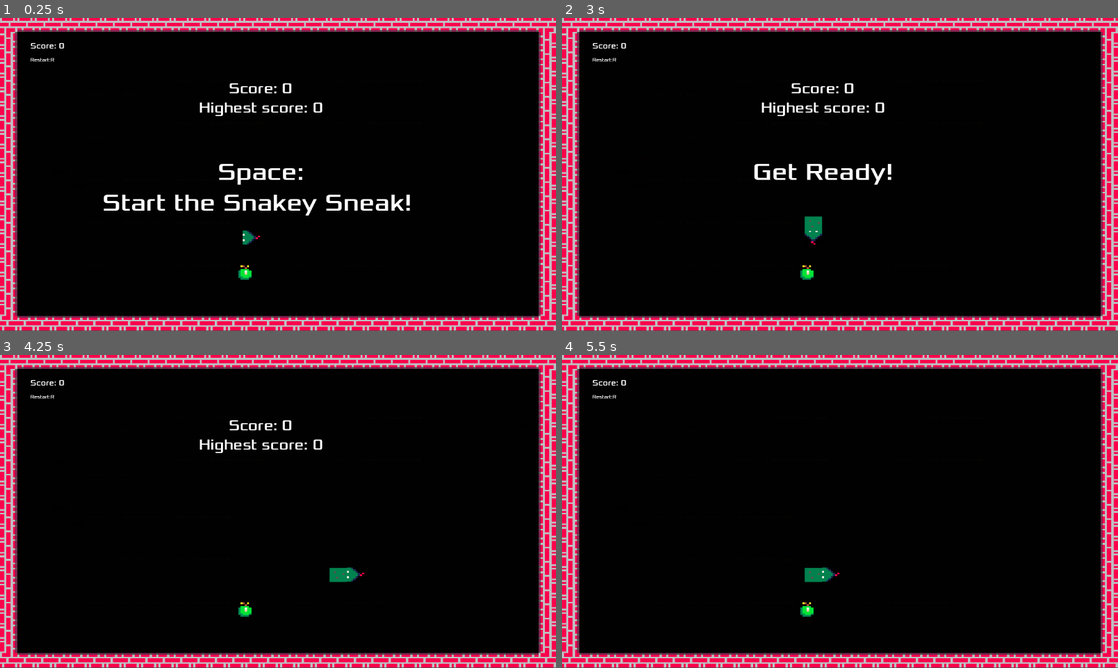
Above: before the commit, frames 1-4 (two rows, left to right).
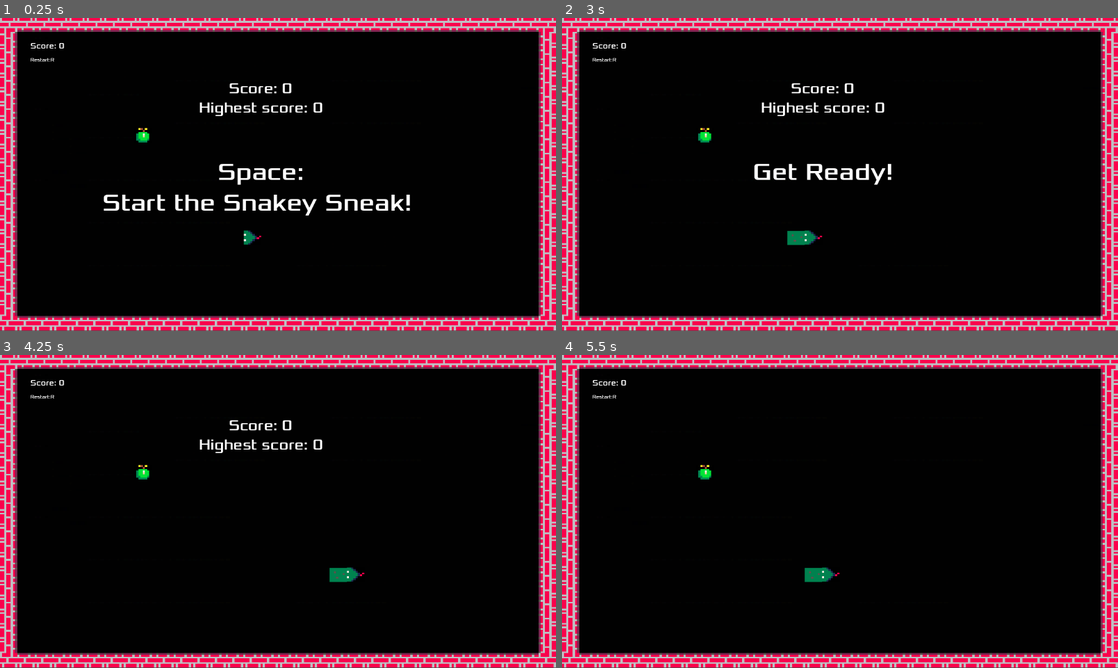
Above: after the commit, the same moments.

Repository: Schumert/SnakeGame2d
Game: Godot game, scene res://main.tscn
Two runs of this game, one before a commit and one after it. Both use one fixed random seed, a clock stepped at 60 frames per second and the inputs below.
Inputs:
- Up to frame 1 (0.25 s): no input
- Up to frame 2 (3 s): tap Enter (ui_accept) at 0.5, 1.35, 1.52, 1.82, 2.85 s; hold Right (ui_right) 0.53-1.28 s; hold Enter (ui_accept) 0.53-1.28 s; hold Down (ui_down) 1.28-2.03 s; hold Right (ui_right) 2.03-2.78 s; hold Enter (ui_accept) 2.03-2.78 s; tap R (ui_restart) at 2.75 s; hold Up (ui_up) from 2.78 s (still down)
- Up to frame 3 (4.25 s): tap Enter (ui_accept) at 3.02, 3.32 s; release Up (ui_up) at 3.53 s; hold Left (ui_left) from 3.53 s (still down); hold Enter (ui_accept) from 3.53 s (still down); tap R (ui_restart) at 4.15 s
- Up to frame 4 (5.5 s): release Enter (ui_accept) at 4.28 s; tap Enter (ui_accept) at 4.35, 4.52, 4.82 s; release Left (ui_left) at 5.03 s; hold Down (ui_down) from 5.03 s (still down); hold Enter (ui_accept) from 5.03 s (still down)

The runs differ from the first frame. In frame 1, 0.2% of the frame differs, in the area x 24-47%, y 35-84%; in frame 2, 0.6%; in frame 3, 0.2%; in frame 4, 0.2%.

Commit message:
Changes
Some minor changes

Diff:
--- a/main.gd
+++ b/main.gd
@@ -7,7 +7,7 @@
 const SAVEFILE = "user://savefile.save"
 var highest_score = 0
 
-@export var speed_multiply:int
+
 
 var is_game_over = true
 
@@ -42,13 +42,13 @@
 		snake_parts.clear()
 		_grow_bigger()
 		$Snake.position = Vector2(463, 495)
+		$Snake.rotation = 0
 		_rotation_degree = 0
 
 		await get_tree().create_timer(0.5).timeout
 		$hud._on_start_button_pressed() #triggers new_game
 
 func new_game():
-
 	score = 0
 	update_score()
 	is_game_over = false
@@ -82,7 +82,8 @@
 
 
 func restart():
-	_game_over()
+	if is_game_over == false:
+		_game_over()
 
 
 var body_part = preload("res://snake_parts.tscn")
@@ -136,8 +137,9 @@
 	var food = foods[random].duplicate()
 	var x_pos:float
 	var y_pos:float
-	x_pos =randi() % (32* 29) + 32
-	y_pos = randi() % 550 + 32
+	var rng = RandomNumberGenerator.new()
+	x_pos = rng.randf_range(2, 30) * 32 #64, 961
+	y_pos = rng.randf_range(2, 20) * 32 # 54, 641
 	food.position = Vector2(x_pos, y_pos)
 	food.visible = true
 	add_child(food)
@@ -161,10 +163,10 @@
 		faster()
 
 func faster():
-	if $Timer.wait_time > 0.05:
-		$Timer.wait_time -= 0.001
-	elif $Timer.wait_time > 0.03:
-		$Timer.wait_time -= 0.0001
+	if $Timer.wait_time > 0.07:
+		$Timer.wait_time -= 0.0003
+	elif $Timer.wait_time > 0.05:
+		$Timer.wait_time -= 0.0002
 
 
 func save_score():
--- a/main.tscn
+++ b/main.tscn
@@ -308,7 +308,7 @@
 wait_time = 0.1
 
 [node name="Snake" type="Area2D" parent="."]
-position = Vector2(463, 495)
+position = Vector2(465, 495)
 
 [node name="TileMap" type="TileMap" parent="Snake"]
 position = Vector2(-592, -304)
--- a/project.godot
+++ b/project.godot
@@ -26,6 +26,38 @@
 
 [input]
 
+ui_left={
+"deadzone": 0.5,
+"events": [Object(InputEventKey,"resource_local_to_scene":false,"resource_name":"","device":0,"window_id":0,"alt_pressed":false,"shift_pressed":false,"ctrl_pressed":false,"meta_pressed":false,"pressed":false,"keycode":4194319,"physical_keycode":0,"key_label":0,"unicode":0,"echo":false,"script":null)
+, Object(InputEventJoypadButton,"resource_local_to_scene":false,"resource_name":"","device":0,"button_index":13,"pressure":0.0,"pressed":false,"script":null)
+, Object(InputEventJoypadMotion,"resource_local_to_scene":false,"resource_name":"","device":0,"axis":0,"axis_value":-1.0,"script":null)
+, Object(InputEventKey,"resource_local_to_scene":false,"resource_name":"","device":-1,"window_id":0,"alt_pressed":false,"shift_pressed":false,"ctrl_pressed":false,"meta_pressed":false,"pressed":false,"keycode":0,"physical_keycode":65,"key_label":0,"unicode":97,"echo":false,"script":null)
+]
+}
+ui_right={
+"deadzone": 0.5,
+"events": [Object(InputEventKey,"resource_local_to_scene":false,"resource_name":"","device":0,"window_id":0,"alt_pressed":false,"shift_pressed":false,"ctrl_pressed":false,"meta_pressed":false,"pressed":false,"keycode":4194321,"physical_keycode":0,"key_label":0,"unicode":0,"echo":false,"script":null)
+, Object(InputEventJoypadButton,"resource_local_to_scene":false,"resource_name":"","device":0,"button_index":14,"pressure":0.0,"pressed":false,"script":null)
+, Object(InputEventJoypadMotion,"resource_local_to_scene":false,"resource_name":"","device":0,"axis":0,"axis_value":1.0,"script":null)
+, Object(InputEventKey,"resource_local_to_scene":false,"resource_name":"","device":-1,"window_id":0,"alt_pressed":false,"shift_pressed":false,"ctrl_pressed":false,"meta_pressed":false,"pressed":false,"keycode":0,"physical_keycode":68,"key_label":0,"unicode":100,"echo":false,"script":null)
+]
+}
+ui_up={
+"deadzone": 0.5,
+"events": [Object(InputEventKey,"resource_local_to_scene":false,"resource_name":"","device":0,"window_id":0,"alt_pressed":false,"shift_pressed":false,"ctrl_pressed":false,"meta_pressed":false,"pressed":false,"keycode":4194320,"physical_keycode":0,"key_label":0,"unicode":0,"echo":false,"script":null)
+, Object(InputEventJoypadButton,"resource_local_to_scene":false,"resource_name":"","device":0,"button_index":11,"pressure":0.0,"pressed":false,"script":null)
+, Object(InputEventJoypadMotion,"resource_local_to_scene":false,"resource_name":"","device":0,"axis":1,"axis_value":-1.0,"script":null)
+, Object(InputEventKey,"resource_local_to_scene":false,"resource_name":"","device":-1,"window_id":0,"alt_pressed":false,"shift_pressed":false,"ctrl_pressed":false,"meta_pressed":false,"pressed":false,"keycode":0,"physical_keycode":87,"key_label":0,"unicode":119,"echo":false,"script":null)
+]
+}
+ui_down={
+"deadzone": 0.5,
+"events": [Object(InputEventKey,"resource_local_to_scene":false,"resource_name":"","device":0,"window_id":0,"alt_pressed":false,"shift_pressed":false,"ctrl_pressed":false,"meta_pressed":false,"pressed":false,"keycode":4194322,"physical_keycode":0,"key_label":0,"unicode":0,"echo":false,"script":null)
+, Object(InputEventJoypadButton,"resource_local_to_scene":false,"resource_name":"","device":0,"button_index":12,"pressure":0.0,"pressed":false,"script":null)
+, Object(InputEventJoypadMotion,"resource_local_to_scene":false,"resource_name":"","device":0,"axis":1,"axis_value":1.0,"script":null)
+, Object(InputEventKey,"resource_local_to_scene":false,"resource_name":"","device":-1,"window_id":0,"alt_pressed":false,"shift_pressed":false,"ctrl_pressed":false,"meta_pressed":false,"pressed":false,"keycode":0,"physical_keycode":83,"key_label":0,"unicode":115,"echo":false,"script":null)
+]
+}
 ui_restart={
 "deadzone": 0.5,
 "events": [Object(InputEventKey,"resource_local_to_scene":false,"resource_name":"","device":-1,"window_id":0,"alt_pressed":false,"shift_pressed":false,"ctrl_pressed":false,"meta_pressed":false,"pressed":false,"keycode":0,"physical_keycode":82,"key_label":0,"unicode":114,"echo":false,"script":null)
